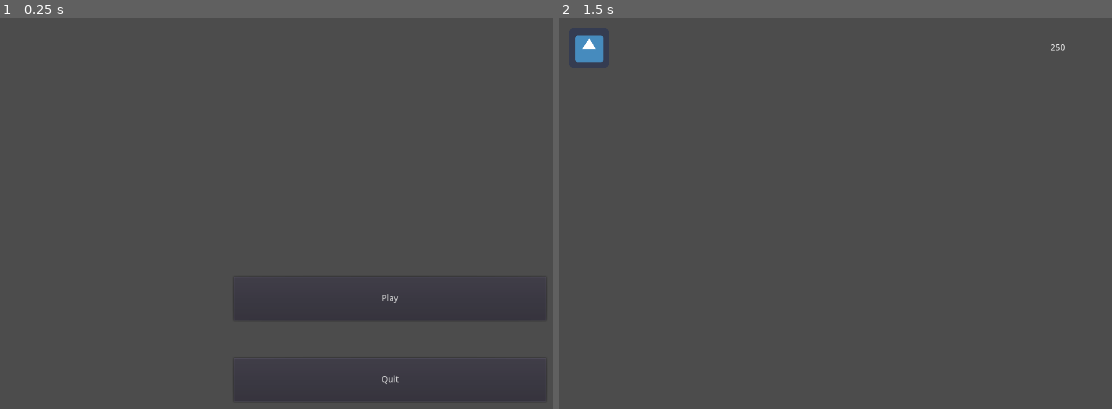
Above: before the commit, frames 1-2 (left to right).
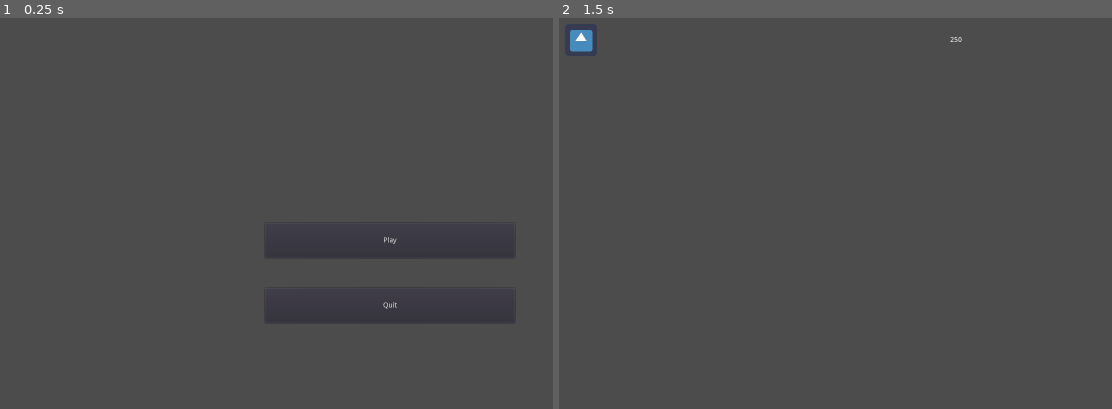
Above: after the commit, the same moments.

Repository: SuperZikoure/Impact_Jam
Game: Godot game, scene res://MainMenu.tscn
Two runs of this game, one before a commit and one after it. Both use one fixed random seed, a clock stepped at 60 frames per second and the inputs below. The engine's default icon, where the game draws it, is replaced by a stand-in: a white triangle on a blue panel in a dark square.
Inputs:
- Up to frame 1 (0.25 s): no input
- Up to frame 2 (1.5 s): click "Play" at 0.5 s; tap Enter at 1.25 s

The runs differ from the first frame. In frame 1, 0.2% of the frame differs, in the area x 45-97%, y 56-98%; in frame 2, 0.4%, in the area x 1-92%, y 3-12%.

Commit message:
Fix resol

Diff:
--- a/Impact Jam/GameOver.tscn
+++ b/Impact Jam/GameOver.tscn
@@ -7,24 +7,24 @@
 editor/display_folded = true
 
 [node name="BtnBackToMenu" type="Button" parent="."]
-margin_left = 390.0
+margin_left = 550.0
 margin_top = 580.0
-margin_right = 890.0
+margin_right = 1050.0
 margin_bottom = 650.0
 text = "Back to menu"
 script = ExtResource( 1 )
 
 [node name="BtnRetry" type="Button" parent="."]
-margin_left = 390.0
+margin_left = 550.0
 margin_top = 450.0
-margin_right = 890.0
+margin_right = 1050.0
 margin_bottom = 520.0
 text = "Retry"
 script = ExtResource( 2 )
 
 [node name="RichTextLabel" type="RichTextLabel" parent="."]
-margin_left = 220.0
+margin_left = 380.0
 margin_top = 110.0
-margin_right = 1060.0
+margin_right = 1220.0
 margin_bottom = 260.0
 text = "Game over"
--- a/Impact Jam/MainMenu.tscn
+++ b/Impact Jam/MainMenu.tscn
@@ -4,20 +4,19 @@
 [ext_resource path="res://BtnPlay.gd" type="Script" id=2]
 
 [node name="MainMenu" type="Control"]
-editor/display_folded = true
 
 [node name="BtnQuit" type="Button" parent="."]
-margin_left = 390.0
+margin_left = 550.0
 margin_top = 560.0
-margin_right = 890.0
+margin_right = 1050.0
 margin_bottom = 630.0
 text = "Quit"
 script = ExtResource( 1 )
 
 [node name="BtnPlay" type="Button" parent="."]
-margin_left = 390.0
+margin_left = 550.0
 margin_top = 430.0
-margin_right = 890.0
+margin_right = 1050.0
 margin_bottom = 500.0
 text = "Play"
 script = ExtResource( 2 )
--- a/Impact Jam/project.godot
+++ b/Impact Jam/project.godot
@@ -21,8 +21,8 @@
 
 [display]
 
-window/size/width=1280
-window/size/height=720
+window/size/width=1600
+window/size/height=900
 
 [rendering]
 
